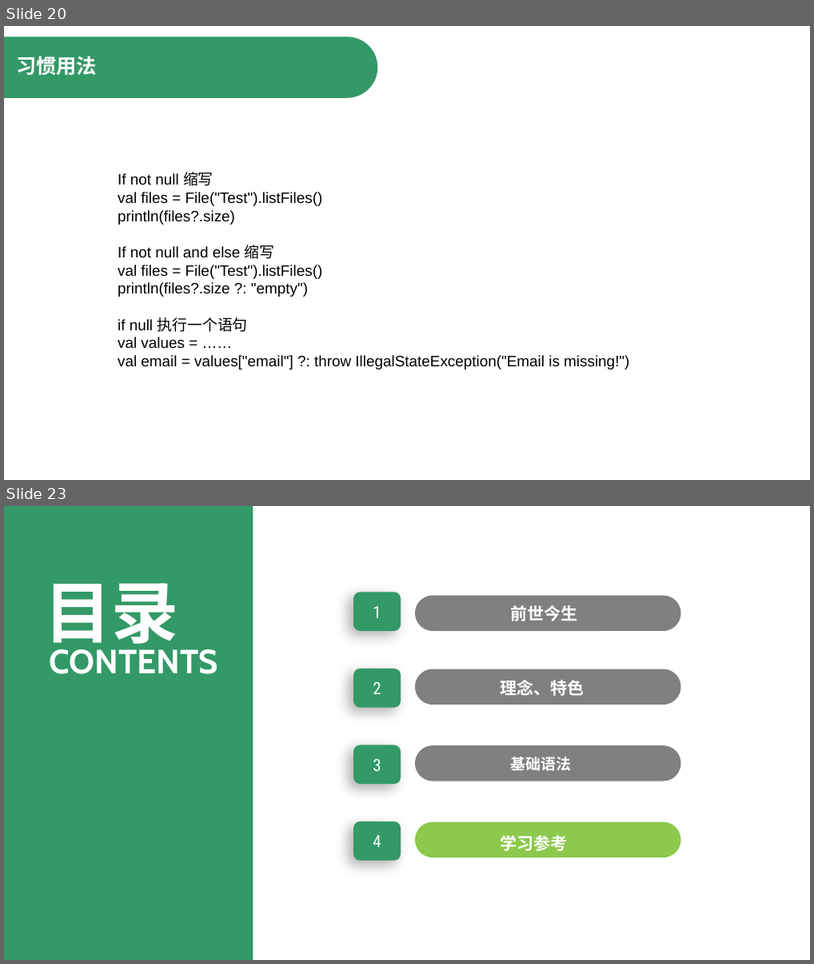
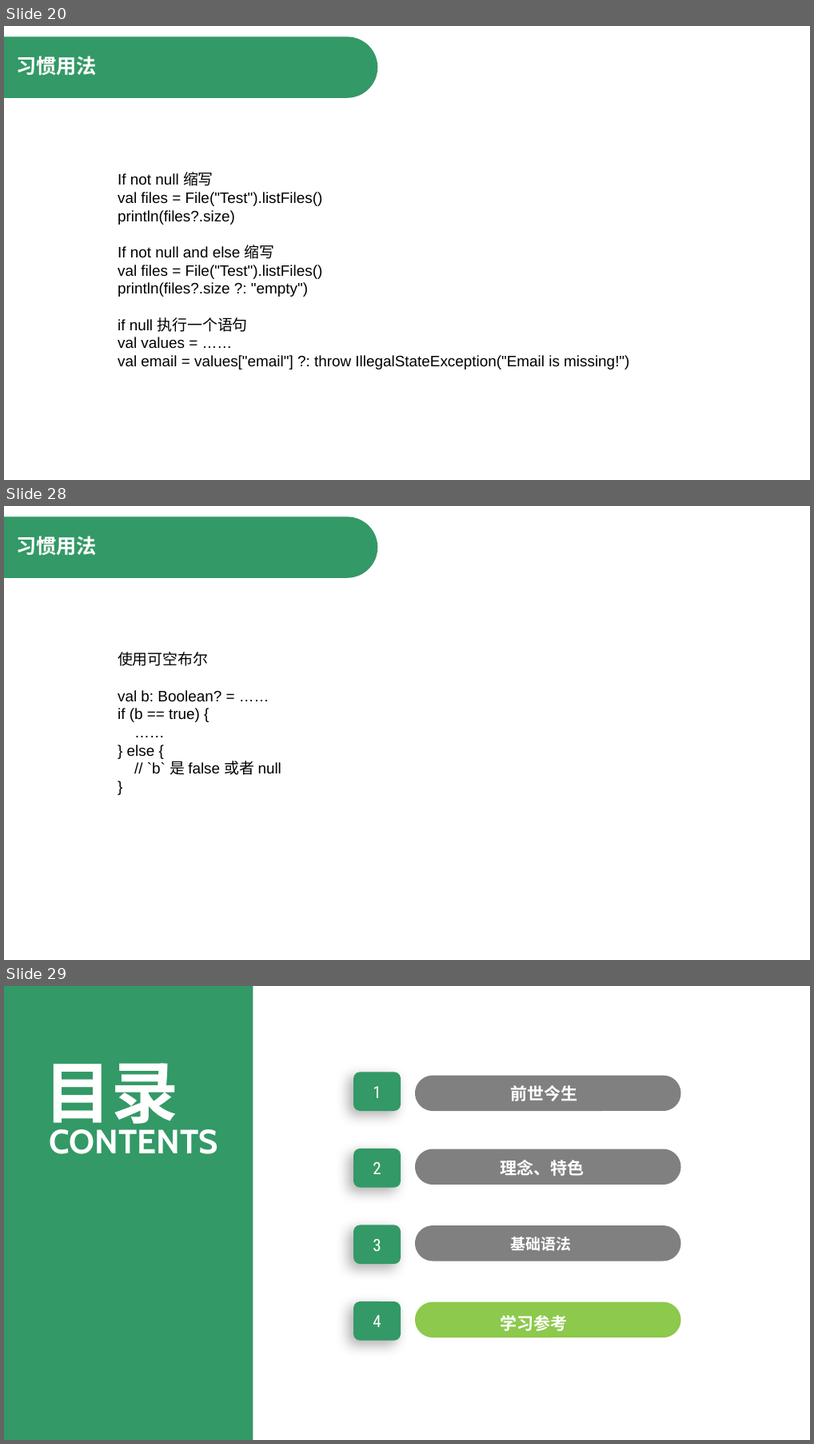
Before and after one commit to JosephLoveWong/UStory, a slide deck: app/Kotlin开发入门_王明明.pptx. Shown one above the other, each under a label of ours: slides 20 and 23 before the commit, slides 20, 28 and 29 after it; the slides between them are not shown. The pictures are 814x964 and 814x1444 pixels, drawn with LibreOffice and Linux fonts; fonts in the diff are those of the drawing. Boxes give left, top, right and bottom in pixels: in the first picture for what was removed or moved away, otherwise in the second. Text is boxed around its words. In the diff, an @@ line names an element or a change of style, - is before the commit and + after.

```diff
--- a/app/Kotlin开发入门_王明明.pptx
+++ b/app/Kotlin开发入门_王明明.pptx
@@ slide 28 added at box(4, 506, 810, 960), background #FFFFFF @@
@@ round same rect added at box(4, 516, 378, 578), fill #339966 @@
@@ text added at box(16, 536, 97, 556), 24 pt, text #FFFFFF, bold @@
+习惯用法
@@ text added at box(118, 652, 282, 775), 18 pt, text #000000 @@
+使用可空布尔
+val b: Boolean? = ……
+if (b == true) {
+……
+} else {
+// `b` 是 false 或者 null
+}
@@ what was slide 23 is now slide 29 @@
```
Also in this commit, not shown: 7 other slides added, 2 slides removed, 34 other files.
